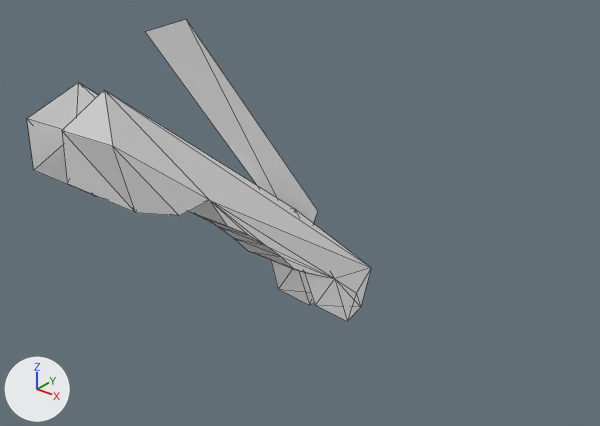
The COLLADA model aero_description/aero_four_legs/models/urdf/aero_upper_meshes/LARM_INDEX_LINK1_mesh.dae as it was, and as the next commit left it.
One viewpoint serves both versions: a 50 mm camera at (0.0444, -0.1789, 0.0134) aimed at (-0.0042, -0.1181, -0.0243). The lights are fixed; the arrows at lower left show +X, +Y and +Z. Mesh edges are drawn as thin lines. Vertices at the same position are counted once.

Script lines for the objects in view, before the commit:
```python
me_larm_index_link1 = bpy.data.meshes.new('LARM_INDEX_LINK1')
me_larm_index_link1.from_pydata(...)  # 50 vertices, 93 faces; spans x -0.0185..-0.0105, y -0.1402..-0.0932, z -0.0504..-0.0048
me_larm_index_link1.materials.append(mat_blinn20)  # white #ffffff
# before: 17 (-0.0118, -0.1078, -0.0387) at pixel (304, 272), 33 (-0.0113, -0.0932, -0.0444) at pixel (371, 267), 34 (-0.0113, -0.102, -0.0421) at pixel (334, 278), 35 (-0.0113, -0.0967, -0.0468) at pixel (356, 293), 36 (-0.0117, -0.095, -0.0502) at pixel (360, 307)
# before: 37 (-0.0114, -0.1059, -0.0443) at pixel (315, 305)
ob_larm_index_link1 = bpy.data.objects.new('LARM_INDEX_LINK1', me_larm_index_link1)
ob_larm_index_link1.location = (0.0, 0.0, 0.0)
```
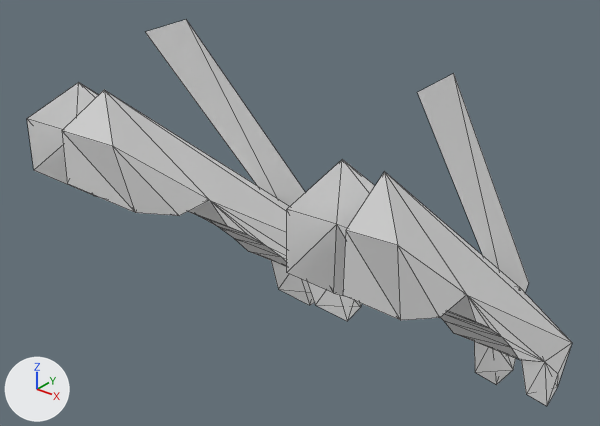
The newer file is also rescaled (x0.01), turned or shifted as a whole; pictures and numbers use the older file's frame.

Boxes [x1, y1, x2, y2] around the edits, measured in the pictures (600 x 426 px; the box of a moved part takes in the faces that stretch with it):
```json
{"object": "LARM_INDEX_LINK1", "change": "reshaped", "before": [27, 20, 371, 321], "after": [27, 20, 572, 406], "on screen": "58% wider, 28% taller"}
{"part": 1, "of": "me_larm_index_link1", "change": "added", "after": [417, 73, 529, 292]}
{"part": 2, "of": "me_larm_index_link1", "change": "added", "after": [287, 159, 572, 406]}
{"part": 3, "of": "me_larm_index_link1", "change": "moved or reshaped", "before": [304, 268, 371, 306], "after": [308, 282, 362, 306]}
```

Edits to the scene script, one JSON object a line:
```json
{"op": "add", "block": "mat_m1blinn21", "code": ["mat_m1blinn21 = principled_material('m1blinn21')", "mat_m1blinn21.base_color = (1.0, 1.0, 1.0)  # white #ffffff", "mat_m1blinn21.roughness = 0.64"]}
{"op": "add", "block": "mat_m0blinn20", "code": ["mat_m0blinn20 = principled_material('m0blinn20')", "mat_m0blinn20.base_color = (1.0, 1.0, 1.0)  # white #ffffff", "mat_m0blinn20.roughness = 0.64"]}
{"block": "me_larm_index_link1", "where": "me_larm_index_link1.from_pydata(...)  # 50 vertices, 93 faces; spans x -0.0185..-0.0105, y -0.1402..-0.0932, z -0.0504..-0.0048"}
{"block": "me_larm_index_link1", "where": "# used by ob_larm_index_link1; location = (0.0, 0.0, 0.0)"}
{"block": "me_larm_index_link1", "where": "# verts and faces of me_larm_index_link1; kept vertices keep their numbers, new ones are numbered from 50"}
{"op": "remove", "block": "me_larm_index_link1", "code": "me_larm_index_link1.materials.append(mat_blinn20)  # white #ffffff"}
{"block": "me_larm_index_link1", "change": "me_larm_index_link1 part 1: the loose piece of 4 vertices spanning x -0.0145, y -0.1281..-0.1015, z -0.0379..-0.0048 is copied, and the copy is moved by (0.0292, 0.0, 0.0), in mat_m1blinn21 (white #ffffff); it spans x 0.0147, y -0.1281..-0.1015, z -0.0379..-0.0048"}
{"block": "me_larm_index_link1", "change": "me_larm_index_link1 part 2: the loose piece of 46 vertices spanning x -0.0185..-0.0105, y -0.1402..-0.0932, z -0.0504..-0.0086 is copied, and the copy is moved by (0.0292, 0.0, 0.0), in mat_m1blinn21 (white #ffffff); it spans x 0.0107..0.0187, y -0.1402..-0.0932, z -0.0504..-0.0086"}
{"block": "me_larm_index_link1", "change": "me_larm_index_link1 part 3"}
{"op": "add", "block": "me_larm_index_link1", "code": "delete_faces([(33, 34, 35), (17, 37, 34), (33, 35, 36)])"}
{"op": "add", "block": "me_larm_index_link1", "code": "faces += [(33, 35, 34), (33, 36, 35), (17, 34, 37)]  # mat_m0blinn20 (white #ffffff)"}
{"op": "add", "block": "me_larm_index_link1", "code": "me_larm_index_link1.materials.append(mat_m0blinn20)  # white #ffffff"}
{"op": "add", "block": "me_larm_index_link1", "code": "me_larm_index_link1.materials.append(mat_m1blinn21)  # white #ffffff"}
```
